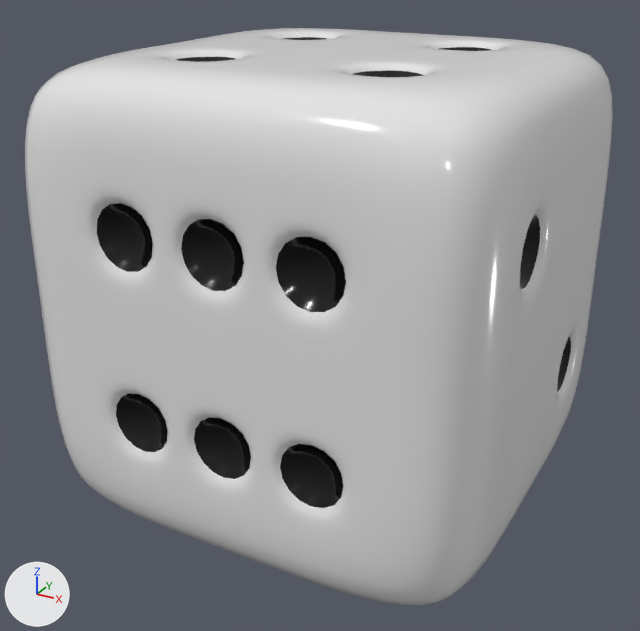
The Blender file assets/Dice.blend as it was, and as the next commit left it.
Rendered twice from a 50 mm camera at (1.77, -3.4, 1.47) aimed at (-0.04, -0.11, -0.17). The axes (+X, +Y, +Z) are drawn at lower left. The lights are the same throughout.
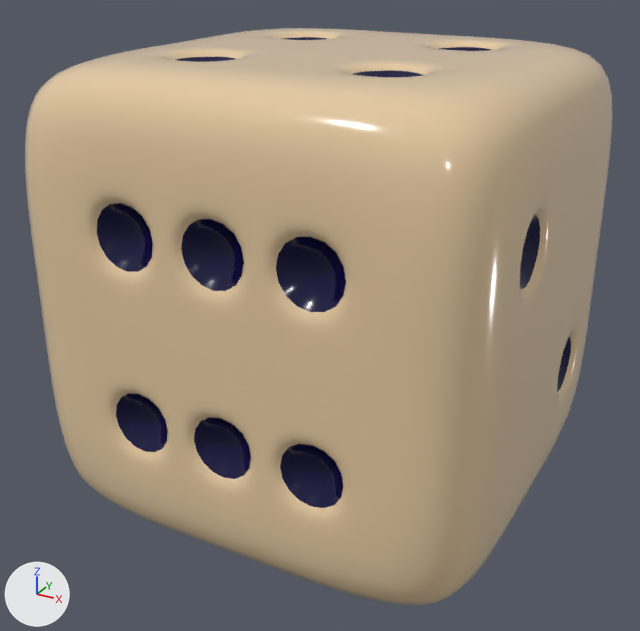
Commit message: change locked dice color

The change in detail:
Material 'Black.001' (mat_black_001) is new.
Its base color is (0.00138, 0.0, 0.0464) (dark blue #05003d).
Its roughness is 0.15.
Material 'White No subsurf.001' (mat_white_no_subsurf_001) is new.
Its base color is (0.8, 0.6, 0.368) (beige #e7cba3).
Its roughness is 0.15.
me_cube has 257 vertices, 297 faces and spans x -1.0..1.0, y -1.0..1.0, z -1.0..1.0.
me_cube is used by ob_cube; location (0.0, 0.0, 0.0); rotation (4.712, 0.0, 0.0), in degrees (270, 0, 0).
me_cube part 1: all 84 faces that had it switch from mat_black (black #000000) to mat_black_001 (dark blue #05003d).
me_cube part 2: all 213 faces that had it switch from mat_white_no_subsurf (white #e7e7e7) to mat_white_no_subsurf_001 (beige #e7cba3).

Location of each change, (x1, y1, x2, y2) in pixels of the pictures (640 x 631 px):
part 1 of me_cube, recoloured (black to blue): (97, 37, 571, 508) in both
part 2 of me_cube, recoloured (white to beige): (25, 28, 613, 605) in both
